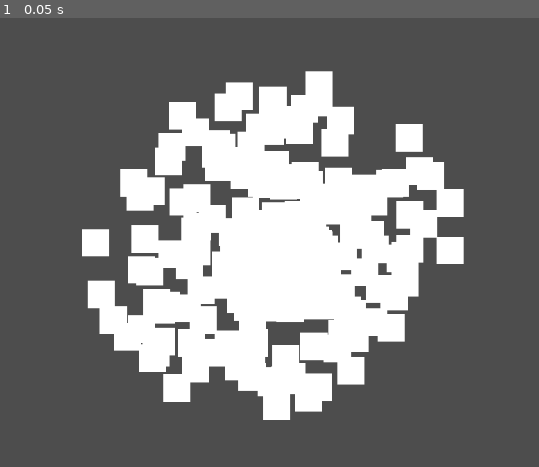
Above: before the commit, frame 1.
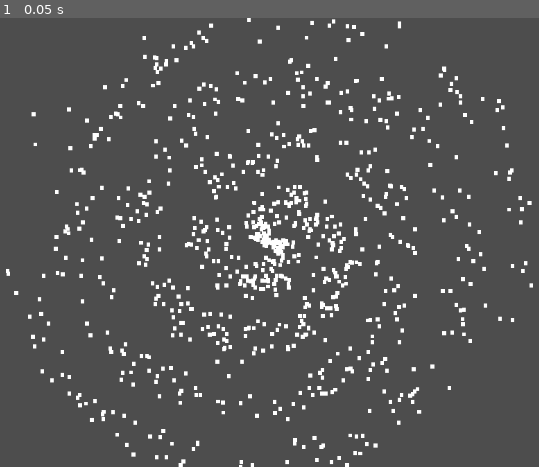
Above: after the commit, the same moment.

Repository: indifferenteye/hegswarm
Game: Godot game, scene res://scenes/galaxy.tscn
The game is run twice, just before and just after one commit, with the same random seed, the same clock (stepped at 60 frames per second) and the same inputs.
Inputs:
- Up to frame 1 (0.05 s): no input

The runs differ from the first frame. In frame 1, 30% of the frame differs, in the area x 1-99%, y 0-100%.

Commit message:
inspector changes

Diff:
--- a/assets/star.tscn
+++ b/assets/star.tscn
@@ -6,6 +6,6 @@
 
 [node name="Sprite2D" type="Sprite2D" parent="."]
 position = Vector2(2.38419e-07, 2.38419e-07)
-scale = Vector2(15.78, 16.1)
+scale = Vector2(2.12748, -2.3745)
 texture = SubResource("CanvasTexture_gyjrx")
 offset = Vector2(-2.98023e-08, 0)
--- a/scenes/galaxy.tscn
+++ b/scenes/galaxy.tscn
@@ -10,8 +10,9 @@
 [node name="script" type="Node2D" parent="WorldGeneration"]
 script = ExtResource("2_mlxib")
 scene_to_instance = ExtResource("1_jxn3g")
-radius = 100.0
-star_count = 200
+star_count = 895
+radius = 150.28
+arm_spread = 0.625
 
 [node name="Camera2D" type="Camera2D" parent="."]
 zoom = Vector2(2.48, 2.48)
--- a/scripts/world_generation.gd
+++ b/scripts/world_generation.gd
@@ -16,18 +16,18 @@
 @export var random_offset: float = 10.0
 
 func _ready():
-        generate_spiral_galaxy()
+		generate_spiral_galaxy()
 
 ## Generates a simple spiral galaxy. Adjust exported variables to
 ## tweak the resulting shape.
 func generate_spiral_galaxy() -> void:
-        randomize()
-        for i in range(star_count):
-                var instance = scene_to_instance.instantiate()
-                var t := float(i) / star_count
-                var arm := randi() % arm_count
-                var r := t * radius + randf_range(-random_offset, random_offset)
-                var angle := t * twist + TAU * arm / arm_count
-                angle += randf_range(-arm_spread, arm_spread)
-                instance.position = Vector2(cos(angle), sin(angle)) * r
-                add_child(instance)
+		randomize()
+		for i in range(star_count):
+				var instance = scene_to_instance.instantiate()
+				var t := float(i) / star_count
+				var arm := randi() % arm_count
+				var r := t * radius + randf_range(-random_offset, random_offset)
+				var angle := t * twist + TAU * arm / arm_count
+				angle += randf_range(-arm_spread, arm_spread)
+				instance.position = Vector2(cos(angle), sin(angle)) * r
+				add_child(instance)
